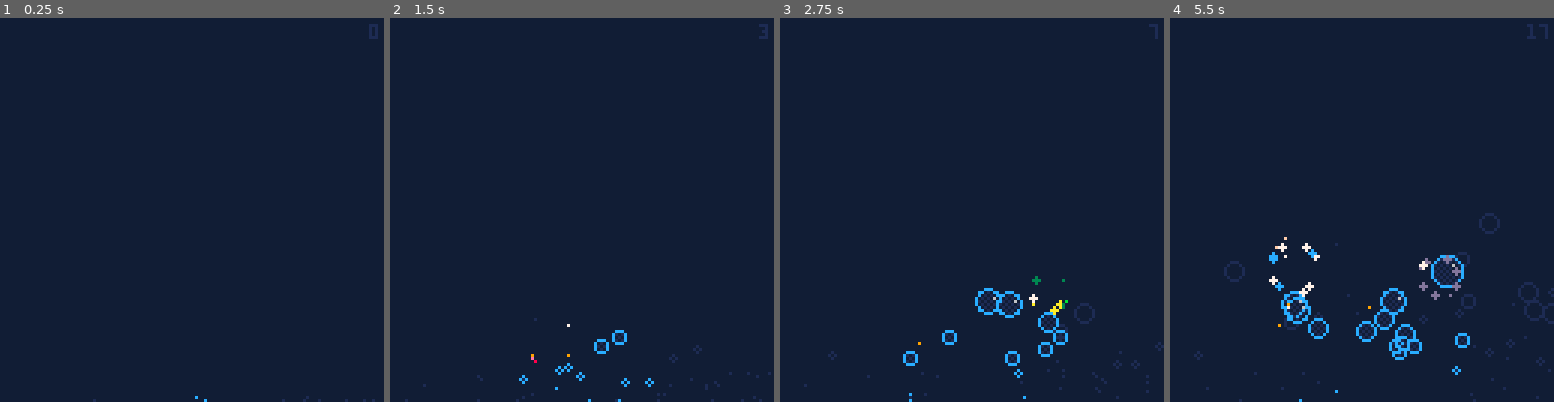
Above: before the commit, frames 1-4 (left to right).
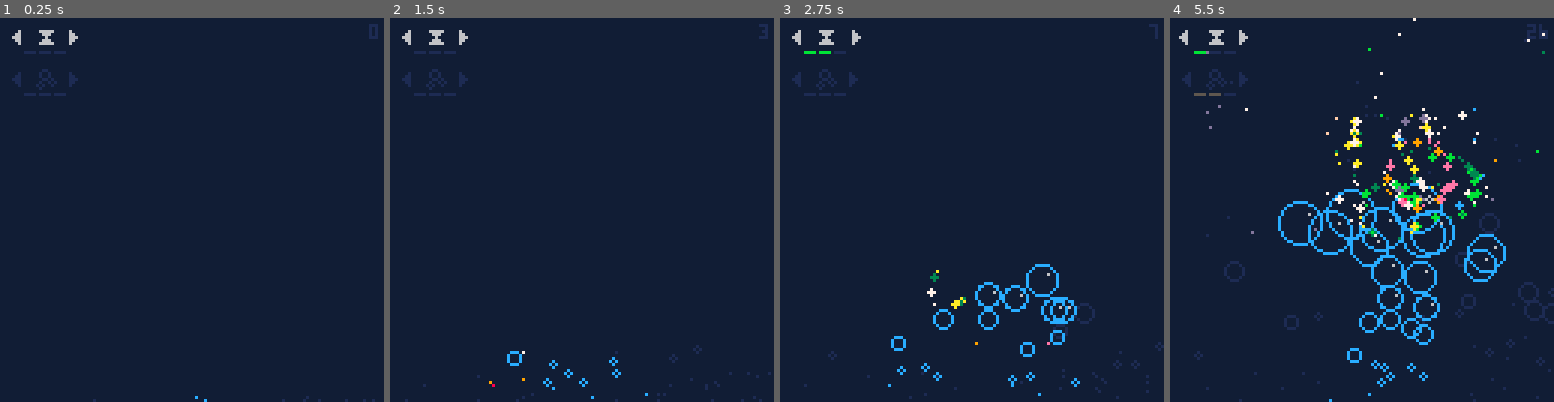
Above: after the commit, the same moments.

Repository: beardedsakimonkey/bubble_pop.p8
Game: PICO-8 cartridge bubble_pop.p8
Two runs of this game, one before a commit and one after it. Both use one fixed random seed, a clock stepped at 60 frames per second and the inputs below.
Inputs:
- Up to frame 1 (0.25 s): no input
- Up to frame 2 (1.5 s): tap X (X key) at 0.33, 1.07 s; tap O (Z key) at 0.7 s
- Up to frame 3 (2.75 s): hold Right 1.6-2.1 s; tap O (Z key) at 1.7, 2.1, 2.5 s; tap X (X key) at 1.85 s; hold Up 2.15-2.42 s; hold Right from 2.47 s (still down)
- Up to frame 4 (5.5 s): tap O (Z key) every 0.4 s from 2.9 to 5.3 s; tap X (X key) at 2.97, 4.08, 5.2 s; release Right at 3.03 s; hold Left 3.08-3.58 s; hold Down 3.63-3.97 s; hold Right 4.02-4.68 s; hold Up 4.73-5.03 s; hold Left from 5.08 s (still down)

The runs differ from the first frame. In frame 1, 0.6% of the frame differs, in the area x 3-21%, y 3-21%; in frame 2, 1.2%; in frame 3, 3.1%; in frame 4, 8.6%, in the area x 2-99%, y 0-100%.

Commit message:
add configs

Diff:
--- a/bubble_pop.lua
+++ b/bubble_pop.lua
@@ -7,6 +7,13 @@
 f=0
 cartdata('tubeman_bubble_pop')
 score=dget(0) or 0
+local speedup,multipop = 1,2
+cfgs={
+	[speedup]={spr=0, v=0},
+	[multipop]={spr=1, v=0},
+}
+sel=1
+
 BG=Brown
 
 function _init()
@@ -47,7 +54,7 @@
 		add(bbls, bbl, 1)
 	end
 
-	if f%flr(sqrt(num_real)*2)==0 then
+	if f%(sqrt(num_real)*2\(cfgs[speedup].v+1))==0 then
 		add(bbls, {
 			x=64+flr(rnd(64))-32, y=130,
 			dx=nil, dy=nil,
@@ -64,10 +71,10 @@
 	for bbl in all(bbls) do
 		if (bbl.dead_t) bbl.dead_t+=1
 		local t = bbl.fake and bbl.t/4 or bbl.t
-		local slow = bbl.fake and 8-bbl.max_r or 2
+		local slow = bbl.fake and 8-bbl.max_r or lshr(4, cfgs[speedup].v)
 		bbl.dx = cos(bbl.p+t/360*4) * sin(bbl.p+t/360) / slow
 		bbl.dy = (cos(bbl.p+t/180*4) * sin(bbl.p+t/180))/4 - 2*bbl.p / slow
-		if (not bbl.fake) bbl.dy = min(-0.2, bbl.dy)
+		if (not bbl.fake) bbl.dy = min(-0.4, bbl.dy)
 		bbl.x += bbl.dx
 		bbl.y += bbl.dy
 		local v = bbl.fake and 125 or 130
@@ -90,9 +97,6 @@
 
 function draw_real_bubble(bbl)
 	local r = bbl.r-(bbl.dead_t or 0)
-	fillp(▒)
-	circfill(bbl.x, bbl.y, r, DarkBlue)
-	fillp(0)
 	circ(bbl.x, bbl.y, r, bbl.dead_t and White or Blue)
 	-- sparkle
 	if r>3 then
@@ -139,7 +143,8 @@
 end
 
 function spawn_particles(bbl)
-	local theme = prt_themes[score % #prt_themes + 1]
+	local i = cfgs[multipop].v==0 and (score%#prt_themes) or rnd(#prt_themes)\1
+	local theme = prt_themes[i+1]
 	for _=1, max(8, bbl.r*3) do
 		local v = rnd()
 		local xoff = cos(v)*bbl.r
@@ -180,6 +185,35 @@
 	end
 end
 
+-- config -----------------------------------------------------------------------
+
+function update_config()
+	if (btnp(➡️)) cfgs[sel].v=min(cfgs[sel].v+1, 3)
+	if (btnp(⬅️)) cfgs[sel].v=max(cfgs[sel].v-1, 0)
+	if (btnp(⬆️)) sel=max(sel-1, 1)
+	if (btnp(⬇️)) sel=min(sel+1, #cfgs)
+end
+
+function draw_config_item(i, _x, _y)
+	if (i~=sel) pal({[LightGray]=DarkBlue, [Green]=DarkGray})
+	local x,y = _x,_y
+	print('◀', x+(i==sel and btn(⬅️) and -1 or 0), y, LightGray); x+=8
+	spr(cfgs[i].spr, x, y-1); x+=11
+	print('▶', x+(i==sel and btn(➡️) and 1 or 0), y, LightGray)
+	x,y=_x+4,_y+7
+	local v = cfgs[i].v
+	rectfill(x, y, x+3, y, v>=1 and Green or DarkBlue); x+=5
+	rectfill(x, y, x+3, y, v>=2 and Green or DarkBlue); x+=5
+	rectfill(x, y, x+3, y, v==3 and Green or DarkBlue); x+=5
+	pal(0)
+end
+
+function draw_config()
+	for i=1,#cfgs do
+		draw_config_item(i, 4, 4+14*(i-1))
+	end
+end
+
 --------------------------------------------------------------------------------
 
 function highest_bubble()
@@ -193,13 +227,15 @@
 	return highest
 end
 
-function pop_bubble()
-	local bbl = highest_bubble()
-	if bbl then
-		score+=1
-		bbl.dead_t=0
-		sfx(3)
-		dset(0, score)
+function pop_bubbles()
+	for _=0,cfgs[multipop].v do
+		local bbl = highest_bubble()
+		if bbl then
+			score+=1
+			bbl.dead_t=0
+			sfx(3)
+			dset(0, score)
+		end
 	end
 end
 
@@ -210,8 +246,9 @@
 			del(bbls, bbl)
 		end
 	end
-	if (btnp(🅾️)) pop_bubble()
-	if (btnp(❎)) pop_bubble()
+	if (btnp(🅾️)) pop_bubbles()
+	if (btnp(❎)) pop_bubbles()
+	update_config()
 	spawn_bubbles()
 	update_bubbles()
 	update_particles()
@@ -222,6 +259,7 @@
 	pal(BG, 129, 1)
 	cls(BG)
 	draw_bubbles()
+	draw_config()
 	draw_particles()
 	print(score, 127-(#tostring(score)*4), 2, DarkBlue)
 end
Not shown, changed: 82 lines of the sprite sheet (__gfx__) section of bubble_pop.p8
